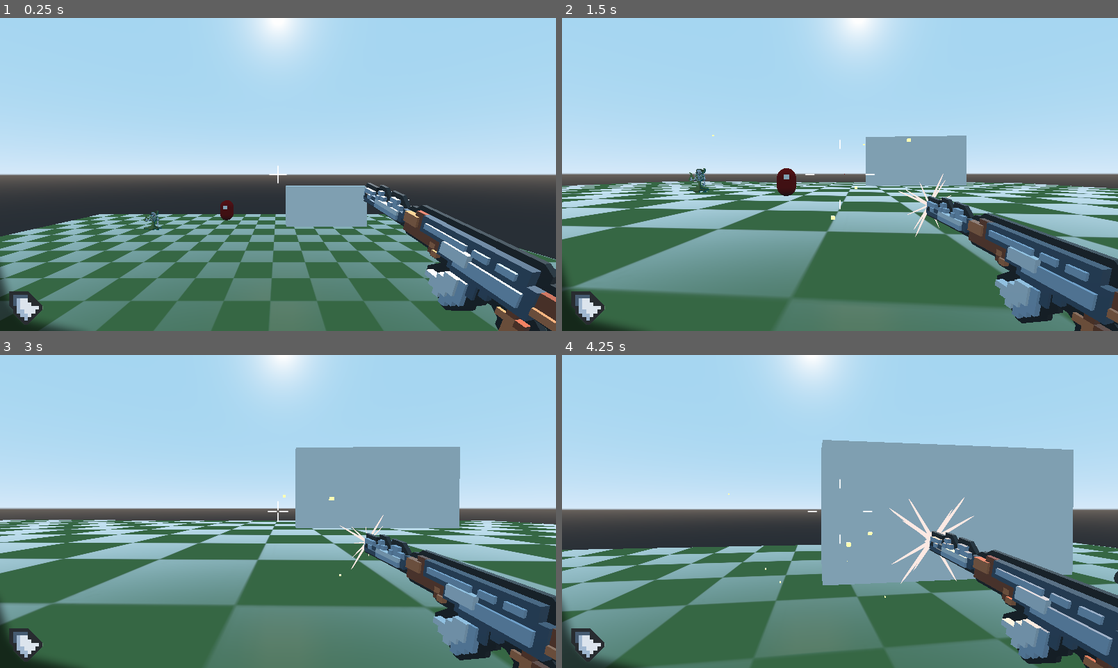
Above: before the commit, frames 1-4 (two rows, left to right).
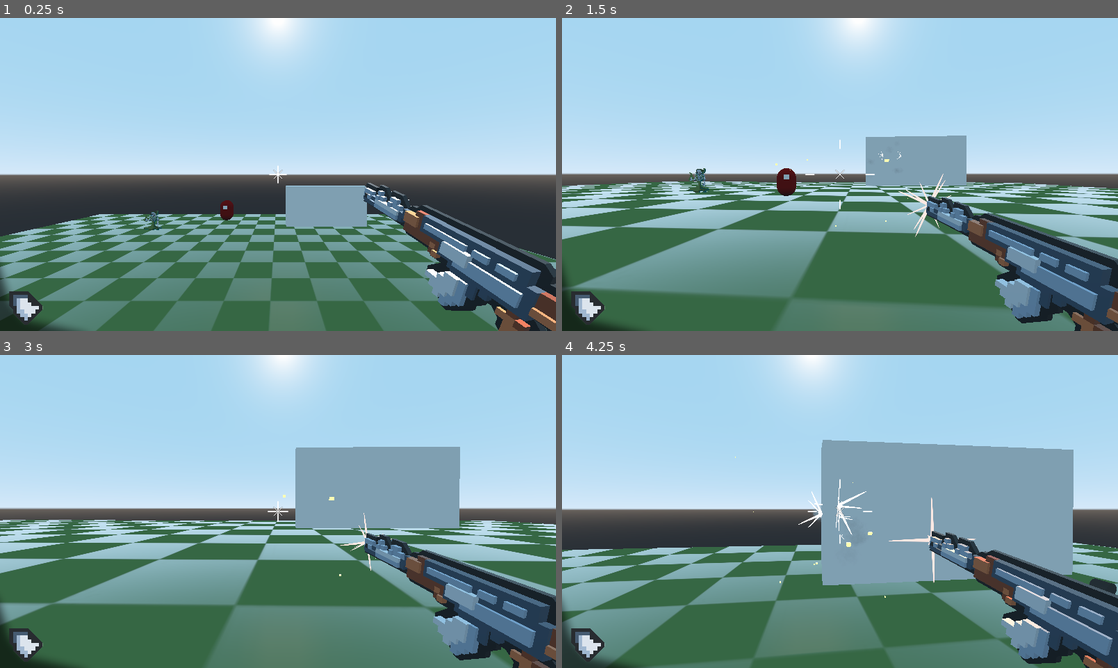
Above: after the commit, the same moments.

Repository: bramreth/WildJam31
Game: Godot game, scene res://scenes/enviornments/playground.tscn
The game is run twice, just before and just after one commit, with the same random seed, the same clock (stepped at 60 frames per second) and the same inputs.
Inputs (mouse positions are in pixels of both pictures, inside the frame that each line leads up to):
- Up to frame 1 (0.25 s): no input
- Up to frame 2 (1.5 s): move the mouse to (867, 174) at 0.52 s; press the mouse at (867, 174) at 0.53 s; hold W (move_forward) from 0.53 s (still down); tap Space (move_jump) at 0.77 s; move the mouse to (812, 174) at 1.27 s; release the mouse at (812, 174) at 1.28 s; click (812, 174) at 1.35 s
- Up to frame 3 (3 s): keep holding W (move_forward); tap Space (move_jump) at 1.52 s; move the mouse to (289, 505) at 2.02 s; hold Shift (move_sprint) 2.03-2.78 s; click (289, 505) at 2.3 s; move the mouse to (272, 517) at 2.77 s; click (272, 517) at 2.85 s
- Up to frame 4 (4.25 s): keep holding W (move_forward); tap Space (move_jump) at 3.02, 3.77 s; move the mouse to (878, 514) at 3.52 s; press the mouse at (878, 514) at 3.53 s

The runs differ from the first frame. In frame 1, less than 0.1% of the frame differs, in the area x 49-51%, y 48-52%; in frame 2, less than 0.1%; in frame 3, 0.2%; in frame 4, 1.0%, in the area x 29-100%, y 32-77%.

Commit message:
particles and fixed reload

Diff:
--- a/scenes/camera/camera.gd
+++ b/scenes/camera/camera.gd
@@ -54,18 +54,25 @@
 	$juicy_cam/RayCast.force_raycast_update()
 	if $juicy_cam/RayCast.is_colliding():
 		$juicy_cam/RayCast/DebugHitDetector.global_transform.origin = $juicy_cam/RayCast.get_collision_point()
+		$juicy_cam/RayCast/DebugHitDetector/spatial_pqueue.trigger()
 		var collider = $juicy_cam/RayCast.get_collider()
+		var norm = $juicy_cam/RayCast.get_collision_normal()
+		$juicy_cam/RayCast/DebugHitDetector/spatial_pqueue_cloud.look_at(norm, Vector3(0,1,0))
+		$juicy_cam/RayCast/DebugHitDetector/spatial_pqueue_cloud.trigger()
 		if collider.is_in_group('enemy'):
 			$juicy_cam/CanvasLayer/CenterContainer/anchor/crosshair/AnimationPlayer.play("hit")
 			collider.damage(1)
 	$juicy_cam/RayCast.enabled = true
 
 
-func _on_gun_fired(ammo, spread):
+func _on_gun_fired():
 	print("fired")
 	fire_bullet(spread)
-	$juicy_cam/CanvasLayer/gui/ammo.text = str(ammo)
 	add_trauma(0.1)
 
 func _on_gun_reload():
 	$juicy_cam/CanvasLayer/gui/clipflat/AnimationPlayer.play("reload")
+
+
+func _on_gun_update_ammo(ammo, spread):
+	$juicy_cam/CanvasLayer/gui/ammo.text = str(ammo)
--- a/scenes/camera/camera.tscn
+++ b/scenes/camera/camera.tscn
@@ -6,6 +6,9 @@
 [ext_resource path="res://assets/images/flat_mark.png" type="Texture" id=4]
 [ext_resource path="res://scenes/prefabs/ak47/ak47.tscn" type="PackedScene" id=5]
 [ext_resource path="res://scenes/prefabs/hud.tscn" type="PackedScene" id=6]
+[ext_resource path="res://scenes/particles/spatial_pqueue.tscn" type="PackedScene" id=7]
+[ext_resource path="res://scenes/particles/hit.tscn" type="PackedScene" id=8]
+[ext_resource path="res://scenes/particles/cloud.tscn" type="PackedScene" id=9]
 
 [sub_resource type="OpenSimplexNoise" id=1]
 
@@ -76,7 +79,6 @@
 margin_bottom = 540.0
 
 [node name="crosshair" type="Sprite" parent="juicy_cam/CanvasLayer/CenterContainer/anchor"]
-self_modulate = Color( 1, 1, 1, 0 )
 scale = Vector2( 0.5, 0.5 )
 texture = ExtResource( 3 )
 
@@ -124,8 +126,18 @@
 
 [node name="DebugHitDetector" type="MeshInstance" parent="juicy_cam/RayCast"]
 transform = Transform( 1, 0, 1.49012e-08, 0, 1, 0, -1.49012e-08, 0, 1, 0, 0, 0 )
+layers = 0
 mesh = SubResource( 5 )
 material/0 = SubResource( 6 )
+
+[node name="spatial_pqueue" parent="juicy_cam/RayCast/DebugHitDetector" instance=ExtResource( 7 )]
+particle = ExtResource( 8 )
+queue_count = 16
+
+[node name="spatial_pqueue_cloud" parent="juicy_cam/RayCast/DebugHitDetector" instance=ExtResource( 7 )]
+particle = ExtResource( 9 )
+queue_count = 16
 [connection signal="fired" from="juicy_cam/gun" to="." method="_on_gun_fired"]
 [connection signal="reload" from="juicy_cam/gun" to="." method="_on_gun_reload"]
 [connection signal="spread" from="juicy_cam/gun" to="." method="_on_gun_spread"]
+[connection signal="update_ammo" from="juicy_cam/gun" to="." method="_on_gun_update_ammo"]
--- a/scenes/enviornments/playground.tscn
+++ b/scenes/enviornments/playground.tscn
@@ -53,5 +53,5 @@
 [node name="enemy" parent="." index="2" instance=ExtResource( 4 )]
 transform = Transform( 1, 0, 0, 0, 1, 0, 0, 0, 1, 0, 8.09129, -11.1471 )
 
-[node name="enemy2" parent="." index="3" instance=ExtResource( 5 )]
+[node name="slimeenemy" parent="." index="3" instance=ExtResource( 5 )]
 transform = Transform( 1, 0, 0, 0, 1, 0, 0, 0, 1, -12.3447, 6.0676, -13.1404 )
--- /dev/null
+++ b/scenes/particles/cloud.tscn
@@ -0,0 +1,43 @@
+[gd_scene load_steps=7 format=2]
+
+[ext_resource path="res://assets/cloud_sheet3.png" type="Texture" id=1]
+
+[sub_resource type="Gradient" id=1]
+offsets = PoolRealArray( 0.366667, 0.988889 )
+colors = PoolColorArray( 1, 1, 1, 1, 0, 0, 0, 0 )
+
+[sub_resource type="GradientTexture" id=2]
+gradient = SubResource( 1 )
+
+[sub_resource type="ParticlesMaterial" id=3]
+direction = Vector3( 0, 1, 0 )
+gravity = Vector3( 0, 1, 0 )
+initial_velocity = 1.0
+angular_velocity = 25.0
+angular_velocity_random = 1.0
+angle = 720.0
+angle_random = 1.0
+scale = 2.0
+scale_random = 0.5
+color_ramp = SubResource( 2 )
+
+[sub_resource type="SpatialMaterial" id=4]
+flags_transparent = true
+vertex_color_use_as_albedo = true
+params_billboard_mode = 3
+particles_anim_h_frames = 1
+particles_anim_v_frames = 1
+particles_anim_loop = false
+albedo_texture = ExtResource( 1 )
+
+[sub_resource type="QuadMesh" id=5]
+material = SubResource( 4 )
+
+[node name="Particles" type="Particles"]
+emitting = false
+amount = 5
+one_shot = true
+explosiveness = 1.0
+local_coords = false
+process_material = SubResource( 3 )
+draw_pass_1 = SubResource( 5 )
--- /dev/null
+++ b/scenes/particles/hit.tscn
@@ -0,0 +1,43 @@
+[gd_scene load_steps=7 format=2]
+
+[ext_resource path="res://scenes/particles/shard.png" type="Texture" id=1]
+
+[sub_resource type="Curve" id=1]
+_data = [ Vector2( 0, 1 ), 0.0, 0.0, 0, 0, Vector2( 1, 0 ), -2.92456, 0.0, 0, 0 ]
+
+[sub_resource type="CurveTexture" id=2]
+curve = SubResource( 1 )
+
+[sub_resource type="ParticlesMaterial" id=3]
+gravity = Vector3( 0, 0, 0 )
+angle = 720.0
+angle_random = 1.0
+scale = 4.0
+scale_random = 1.0
+scale_curve = SubResource( 2 )
+
+[sub_resource type="SpatialMaterial" id=4]
+flags_transparent = true
+flags_unshaded = true
+vertex_color_use_as_albedo = true
+params_billboard_mode = 3
+params_billboard_keep_scale = true
+particles_anim_h_frames = 1
+particles_anim_v_frames = 1
+particles_anim_loop = false
+albedo_color = Color( 4, 4, 4, 1 )
+albedo_texture = ExtResource( 1 )
+
+[sub_resource type="QuadMesh" id=5]
+material = SubResource( 4 )
+
+[node name="hit" type="Particles"]
+emitting = false
+amount = 2
+lifetime = 0.4
+one_shot = true
+explosiveness = 1.0
+randomness = 1.0
+local_coords = false
+process_material = SubResource( 3 )
+draw_pass_1 = SubResource( 5 )
--- /dev/null
+++ b/scenes/particles/spatial_pqueue.gd
@@ -0,0 +1,17 @@
+extends Spatial
+
+export (PackedScene) var particle
+export (int) var queue_count = 8
+
+var index = 0
+
+func _ready():
+	for _i in range(queue_count):
+		add_child(particle.instance())
+
+func get_next_particle():
+	return get_child(index)
+
+func trigger():
+	get_next_particle().restart()
+	index = (index + 1) % queue_count
--- /dev/null
+++ b/scenes/particles/spatial_pqueue.tscn
@@ -0,0 +1,6 @@
+[gd_scene load_steps=2 format=2]
+
+[ext_resource path="res://scenes/particles/spatial_pqueue.gd" type="Script" id=1]
+
+[node name="spatial_pqueue" type="Spatial"]
+script = ExtResource( 1 )
--- a/scenes/prefabs/ak47/ak47.tscn
+++ b/scenes/prefabs/ak47/ak47.tscn
@@ -496,28 +496,27 @@
 [node name="clip" type="Spatial" parent="ak47"]
 
 [node name="animclip" parent="ak47/clip" instance=ExtResource( 9 )]
-transform = Transform( 1, 0, 0, 0, 1, 0, 0, 0, 1, 0, 0, 0 )
 script = null
 
 [node name="click" type="Spatial" parent="ak47"]
-script = SubResource( 3 )
+script = SubResource( 5 )
 particle = ExtResource( 5 )
 queue_count = 4
 
 [node name="spatial_blast_queue" type="Spatial" parent="ak47"]
 transform = Transform( 0.997564, 0.069757, 0, -0.069757, 0.997564, 0, 0, 0, 1, 30.0439, 4.84641, 0 )
-script = SubResource( 3 )
+script = SubResource( 5 )
 particle = ExtResource( 1 )
 queue_count = 16
 
 [node name="flash_queue" type="Spatial" parent="ak47"]
 transform = Transform( 0.997564, 0.069757, 0, -0.069757, 0.997564, 0, 0, 0, 1, 29.9617, 4.6634, 0 )
-script = SubResource( 3 )
+script = SubResource( 5 )
 particle = ExtResource( 3 )
 
 [node name="shell_queue" type="Spatial" parent="ak47"]
 transform = Transform( 1, 0, 0, 0, 1, 0, 0, 0, 1, 3.97507, 4.63678, 1.63172 )
-script = SubResource( 3 )
+script = SubResource( 5 )
 particle = ExtResource( 7 )
 queue_count = 16
 
--- a/scenes/prefabs/ak47/gun_test.gd
+++ b/scenes/prefabs/ak47/gun_test.gd
@@ -9,7 +9,8 @@
 var max_ammo = 30
 
 signal spread(amount)
-signal fired(ammo, spread)
+signal fired()
+signal update_ammo(ammo, spread)
 signal reload()
 
 var out = true
@@ -22,7 +23,8 @@
 				return
 			$AnimationPlayer.play("fire")
 			drain_ammo()
-			emit_signal("fired", ammo, spread)
+			emit_signal("update_ammo", ammo, spread)
+			emit_signal("fired")
 			bullet_spread()
 		$ak47.translation = $ak47.translation.linear_interpolate(Vector3.ZERO, delta * 5)
 		$ak47.rotation_degrees.x = lerp_angle($ak47.rotation_degrees.x, 0, delta * 5)
@@ -58,4 +60,4 @@
 
 func reset_ammo():
 	ammo = max_ammo
-	emit_signal("fired", ammo, spread)
+	emit_signal("update_ammo", ammo, spread)
Binary file added: assets/cloud_sheet1.png
Binary file added: assets/cloud_sheet2.png
Binary file added: assets/cloud_sheet3.png
Not shown: 1 places in scenes/camera/camera.tscn that only renumber resources
Not shown: 4 places in scenes/prefabs/ak47/ak47.tscn that only renumber resources
